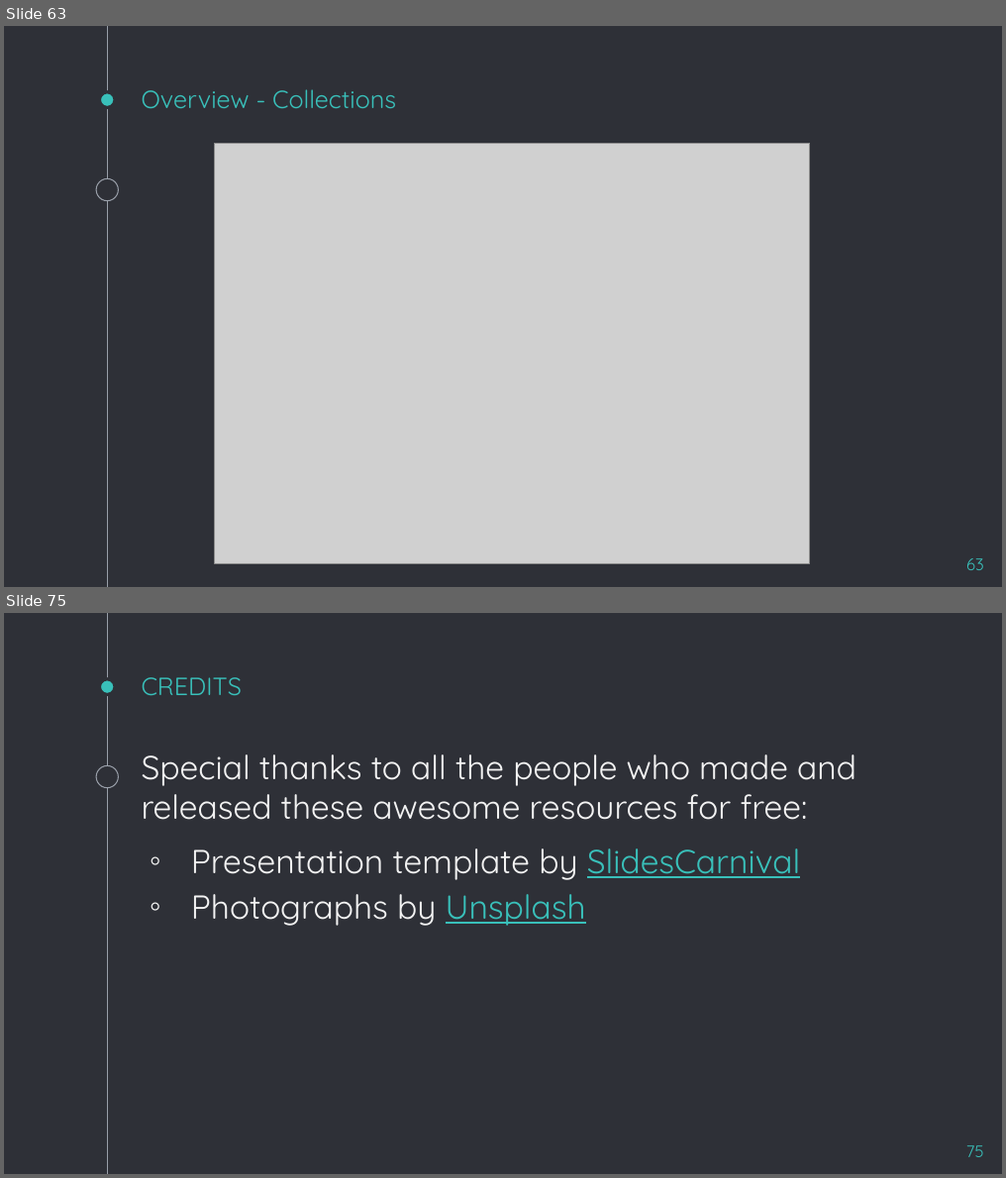
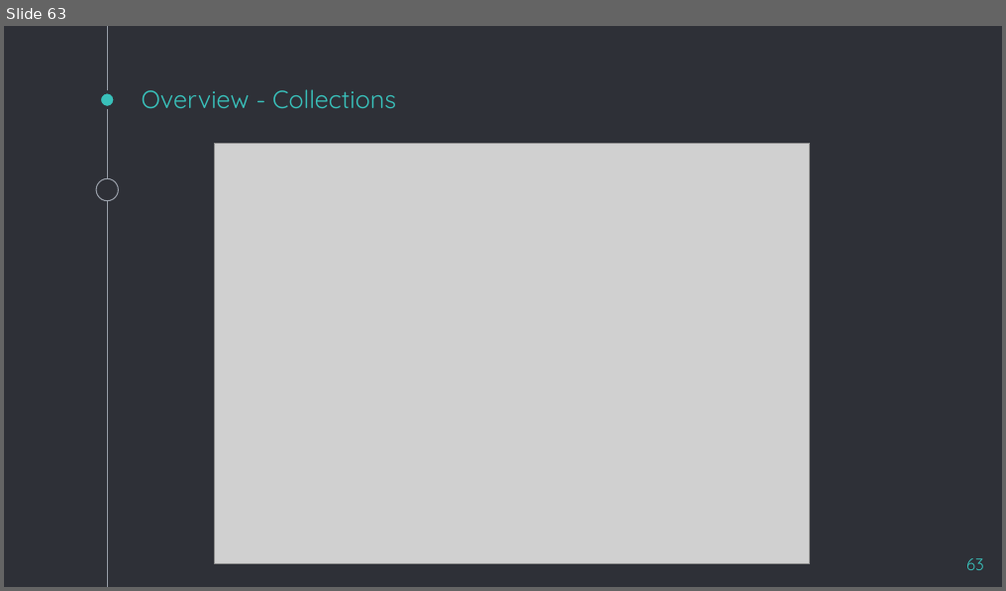
Before and after one commit to houwaey/java-training-materials, a slide deck: Java Presentation.pptx. Shown one above the other, each under a label of ours: slides 63 and 75 before the commit, slide 63 after it; the slides between them are not shown. The pictures are 1006x1178 and 1006x591 pixels, drawn with LibreOffice and Linux fonts; fonts in the diff are those of the drawing; grey boxes stand for pictures. Boxes give left, top, right and bottom in pixels: in the first picture for what was removed or moved away, otherwise in the second. Text is boxed around its words. In the diff, an @@ line names an element or a change of style, - is before the commit and + after.

```diff
--- a/Java Presentation.pptx
+++ b/Java Presentation.pptx
@@ slide 75 removed at [4, 613, 1002, 1174], background #2E3037; not listed: 3 template elements that a slide beside it also shows @@
@@ title removed at [142, 677, 242, 695] @@
-CREDITS
@@ text removed at [142, 755, 856, 926] @@
-Special thanks to all the people who made and released these awesome resources for free:
-◦ Presentation template by SlidesCarnival
-◦ Photographs by Unsplash
@@ page number removed at [966, 1146, 984, 1157] @@
-75
```
Also in this commit, not shown: 3 slides changed, 2 slides added, 14 other slides removed.
